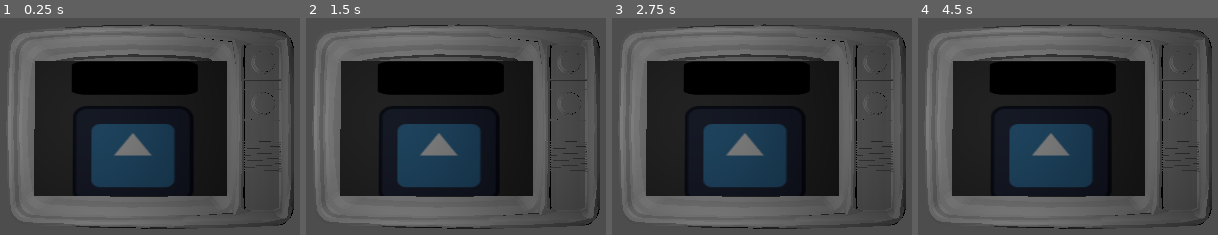
Above: before the commit, frames 1-4 (left to right).
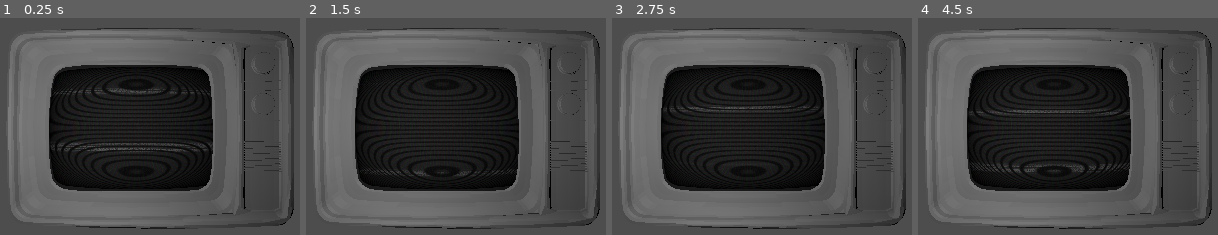
Above: after the commit, the same moments.

Repository: YAGOTAGO/UnderPressure
Game: Godot game, scene res://scenes/3D Components/TV3D.tscn
Two runs of this game, one before a commit and one after it. Both use one fixed random seed, a clock stepped at 60 frames per second and the inputs below. This scene is started directly instead of the project's main scene. The engine's default icon, where the game draws it, is replaced by a stand-in: a white triangle on a blue panel in a dark square.
Inputs (mouse positions are in pixels of both pictures, inside the frame that each line leads up to):
- Up to frame 1 (0.25 s): no input
- Up to frame 2 (1.5 s): move the mouse to (outside the picture) at 0.52 s; click (outside the picture) at 0.6 s; tap Enter at 1.25 s; move the mouse to (327, 139) at 1.27 s; click (327, 139) at 1.35 s
- Up to frame 3 (2.75 s): tap Space at 2 s; move the mouse to (873, 18) at 2.02 s; click (873, 18) at 2.1 s
- Up to frame 4 (4.5 s): tap Enter at 2.75 s; move the mouse to (1059, 208) at 2.77 s; click (1059, 208) at 2.85 s; move the mouse to (outside the picture) at 3.52 s; click (outside the picture) at 3.6 s; move the mouse to (outside the picture) at 4.27 s; click (outside the picture) at 4.35 s

The runs differ from the first frame. In frame 1, 23% of the frame differs, in the area x 2-98%, y 2-83%; in frame 2, 23%; in frame 3, 23%; in frame 4, 24%.

Commit message:
TV shader

Diff:
--- a/scenes/2D Components/tv_shader.tscn
+++ b/scenes/2D Components/tv_shader.tscn
@@ -4,7 +4,7 @@
 
 [sub_resource type="ShaderMaterial" id="ShaderMaterial_w7jj4"]
 shader = ExtResource("1_cnc8s")
-shader_parameter/overlay = false
+shader_parameter/overlay = true
 shader_parameter/scanlines_opacity = 0.4
 shader_parameter/scanlines_width = 0.25
 shader_parameter/grille_opacity = 0.3
@@ -30,5 +30,6 @@
 
 [node name="ColorRect" type="ColorRect" parent="."]
 material = SubResource("ShaderMaterial_w7jj4")
+offset_top = -5.0
 offset_right = 512.0
-offset_bottom = 512.0
+offset_bottom = 507.0
--- a/scenes/3D Components/TV3D.tscn
+++ b/scenes/3D Components/TV3D.tscn
@@ -1,8 +1,8 @@
 [gd_scene load_steps=6 format=3 uid="uid://mng8q3q44jxx"]
 
-[ext_resource type="ArrayMesh" uid="uid://ma7j7tcbnhfy" path="res://objects/tv.obj" id="1_bm3bj"]
+[ext_resource type="ArrayMesh" uid="uid://cjxvlpe16ja6p" path="res://objects/tv2.obj" id="1_qpyk8"]
 [ext_resource type="Script" path="res://scripts/3D Scripts/set_viewport.gd" id="2_w3tso"]
-[ext_resource type="PackedScene" uid="uid://cl5u05vudb8cs" path="res://scenes/2D Components/Switch_scene.tscn" id="3_r0cl4"]
+[ext_resource type="PackedScene" uid="uid://cw2duxafvebni" path="res://scenes/2D Components/tv_shader.tscn" id="3_w5btw"]
 
 [sub_resource type="ORMMaterial3D" id="ORMMaterial3D_65ebg"]
 
@@ -12,10 +12,10 @@
 
 [node name="Tv" type="MeshInstance3D" parent="."]
 transform = Transform3D(1, 0, 0, 0, 1, 0, 0, 0, 1, -4, 1, -1)
-mesh = ExtResource("1_bm3bj")
+mesh = ExtResource("1_qpyk8")
 
 [node name="ViewPortQuad" type="MeshInstance3D" parent="." node_paths=PackedStringArray("viewport")]
-transform = Transform3D(2.10341, 0, 0, 0, 1.48092, 0.0239363, 0, -0.0239363, 1.48092, 0.460633, 1.88655, 2.79347)
+transform = Transform3D(2.10341, 0, 0, 0, 1.48092, 0.0239363, 0, -0.0239363, 1.48092, 0.460633, 1.88655, 2.55434)
 material_override = SubResource("ORMMaterial3D_65ebg")
 mesh = SubResource("QuadMesh_buwwn")
 script = ExtResource("2_w3tso")
@@ -23,10 +23,10 @@
 
 [node name="SubViewport" type="SubViewport" parent="."]
 physics_object_picking = true
-size = Vector2i(145, 180)
+size = Vector2i(500, 500)
 render_target_update_mode = 4
 
-[node name="SwitchScene" parent="SubViewport" instance=ExtResource("3_r0cl4")]
+[node name="TvShader" parent="SubViewport" instance=ExtResource("3_w5btw")]
 
 [node name="Camera3D" type="Camera3D" parent="."]
 transform = Transform3D(1, 0, 0, 0, 1, 0, 0, 0, 1, 1, 2, 6)
